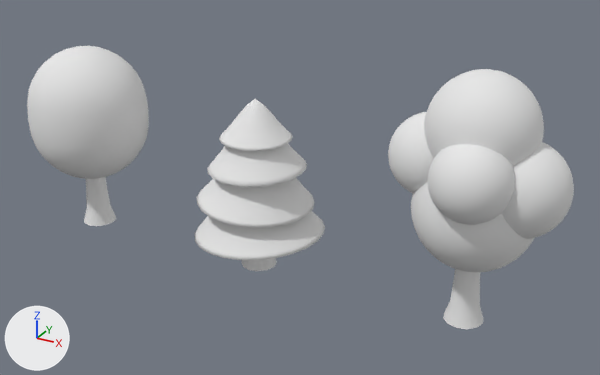
The OBJ model resources/tree4.obj: old version first, new version second.
Camera for both pictures: a 50 mm camera at (39.6, -176.2, 51.2) aimed at (2.5, -108.7, 17.5). The axes (+X, +Y, +Z) are drawn at lower left. The lights are the same throughout. Where no turn or scale is listed for an object, it has been applied to the vertices.

The scene before the commit, as lines of its bpy script (objects in view):
```python
me_tree4 = bpy.data.meshes.new('tree4')
me_tree4.from_pydata(...)  # 4990 vertices, 4950 faces; spans x -31.2..28.9, y -116.7..-102.2, z 7.8..32.1
# faces by material slot: [60, 612, 60, 936, 60, 3222]
me_tree4.materials.append(mat_tree_trunk_1)  # white #e7e7e7
me_tree4.materials.append(mat_tretop_1)  # white #e7e7e7
me_tree4.materials.append(mat_tree_trunk_2)  # white #e7e7e7
me_tree4.materials.append(mat_treetop_2)  # white #e7e7e7
me_tree4.materials.append(mat_tree_trunk_3)  # white #e7e7e7
me_tree4.materials.append(mat_tree_top_3)  # white #e7e7e7
ob_tree4 = bpy.data.objects.new('tree4', me_tree4)
ob_tree4.location = (0.0, 0.0, 0.0)
```
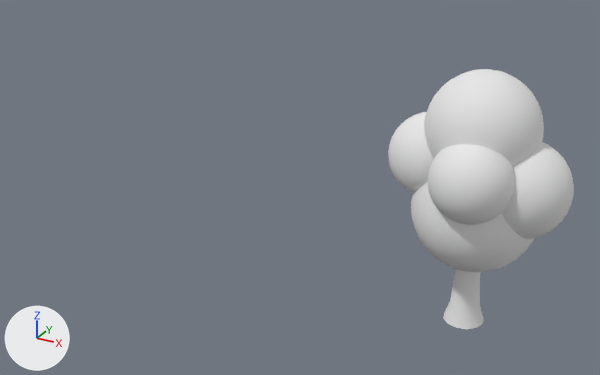
Commit message: Fixed tree models

Boxes (x1, y1, x2, y2) around the edits, measured in the pictures (600 x 375 px):
'tree4', reshaped (66% narrower, 8% shorter): before (27, 46, 574, 329); after (388, 69, 574, 329)
part 1 of me_tree4, deleted: before (27, 46, 325, 271)

Diff of the bpy script that builds the scene:
```diff
--- a/resources/tree4.obj.py
+++ b/resources/tree4.obj.py
@@ me_tree4 @@
 # used by ob_tree4; location = (0.0, 0.0, 0.0)
-me_tree4.from_pydata(...)  # 4990 vertices, 4950 faces; spans x -31.2..28.9, y -116.7..-102.2, z 7.8..32.1
-me_tree4.materials.append(mat_tree_trunk_1)  # white #e7e7e7
-me_tree4.materials.append(mat_tretop_1)  # white #e7e7e7
-me_tree4.materials.append(mat_tree_trunk_2)  # white #e7e7e7
-me_tree4.materials.append(mat_treetop_2)  # white #e7e7e7
+me_tree4.from_pydata(...)  # 3288 vertices, 3282 faces; spans x 12.3..28.9, y -116.7..-102.8, z 7.8..32.1
+# me_tree4 part 1: 7 loose pieces with 1702 vertices, spanning x -31.2..4.8, y -116.0..-102.2, z 7.8..28.7, are deleted
 me_tree4.materials.append(mat_tree_trunk_3)
```
